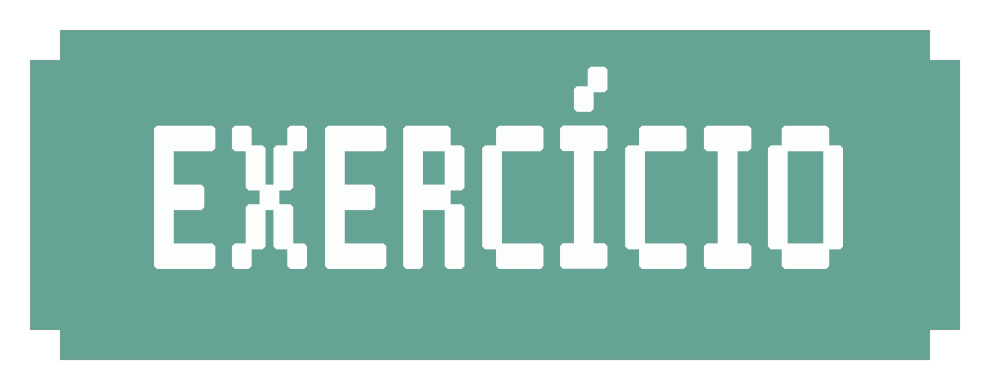
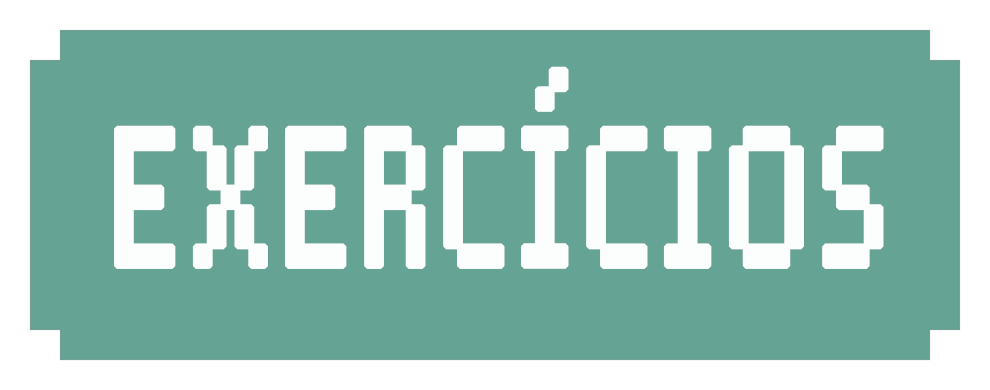
Revision of a layered (990, 390) image; what changed, layer by layer:
renamed "EXERCÍCIO" to "EXERCÍCIOS", painted on it over [114, 66, 884, 269]
